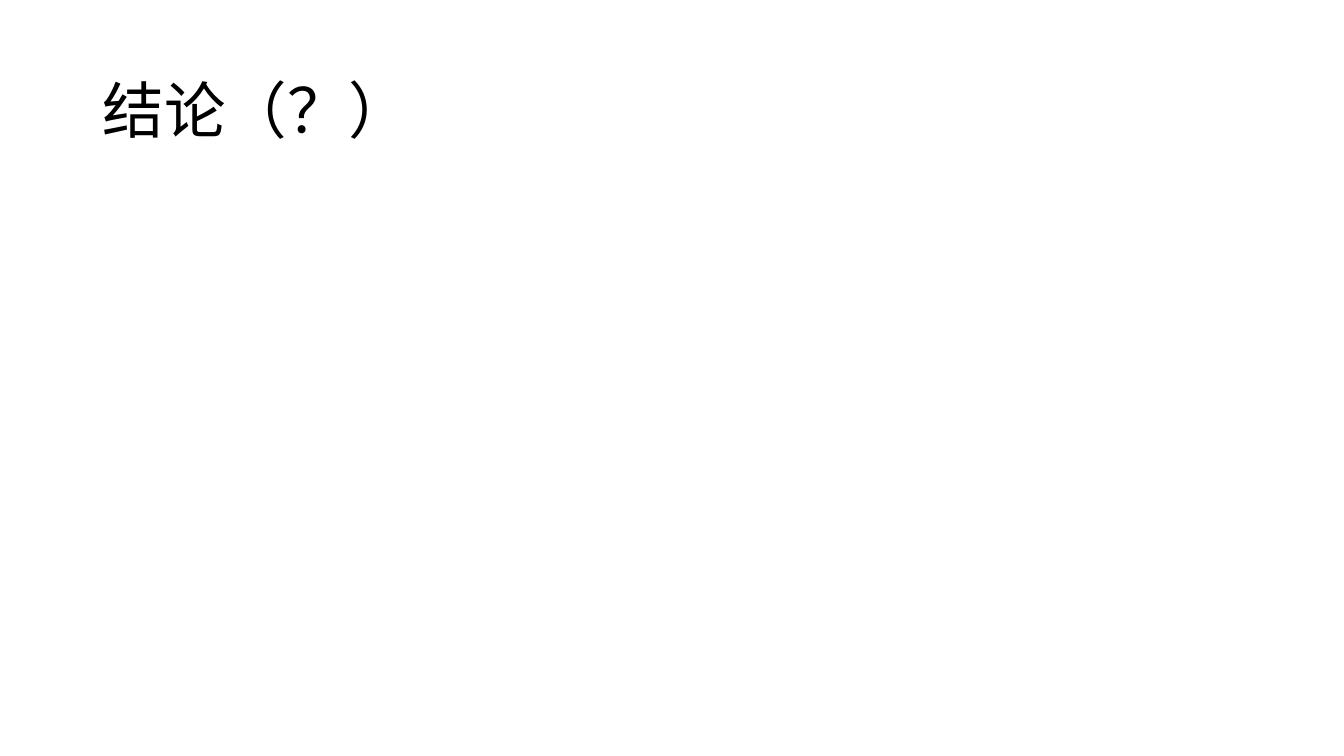
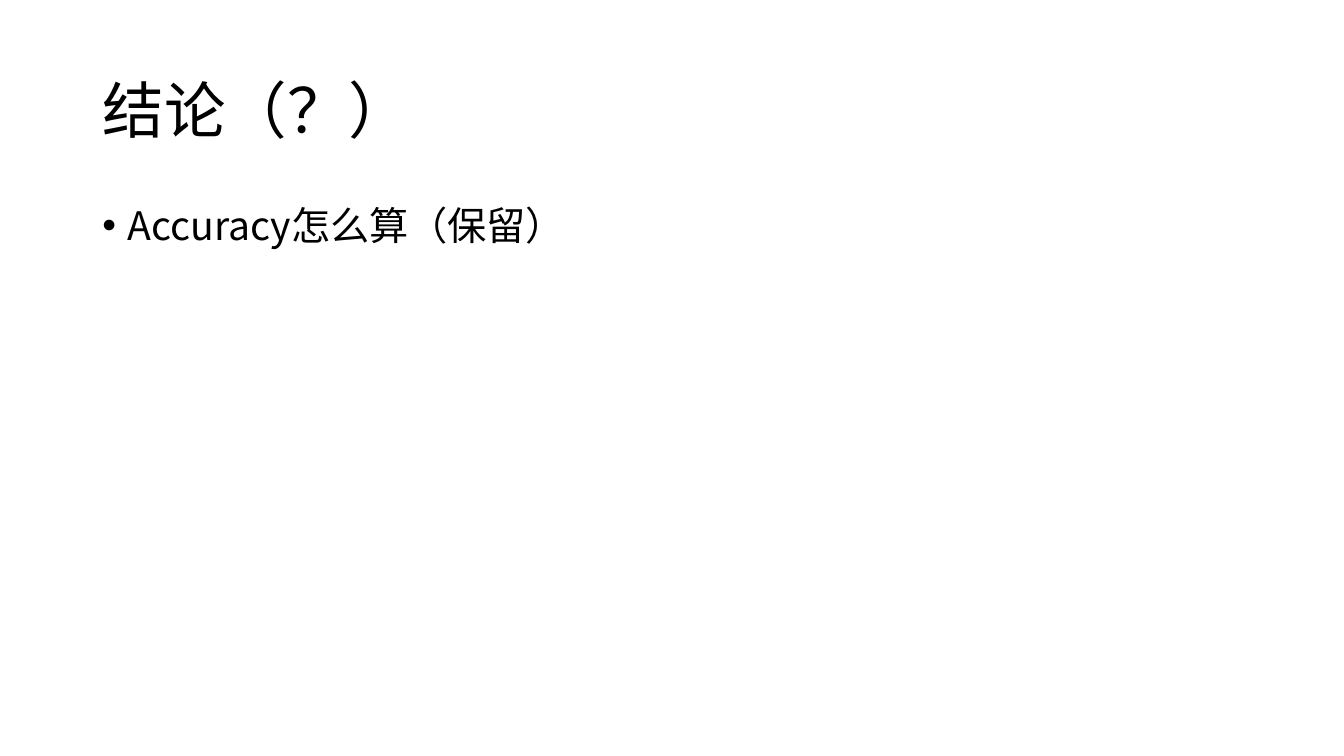
Before and after one commit to 2746084147/CS182-2023, a slide deck: slide 8 of Project.pptx (slide 7 before the commit). Drawn at 1344x756 pixels with LibreOffice and Linux fonts; fonts in the diff are those of the drawing. Boxes give left, top, right and bottom in pixels: in the first picture for what was removed or moved away, otherwise in the second. Text is boxed around its words. In the diff, an @@ line names an element or a change of style, - is before the commit and + after.

```diff
--- a/Project.pptx
+++ b/Project.pptx
@@ text added at <box>128,206,565,249</box>, 28 pt, text #000000 @@
+• Accuracy怎么算（保留）
```
Also in this commit, not shown: 1 slide added, 7 other files.
